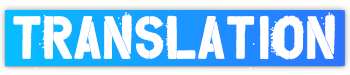
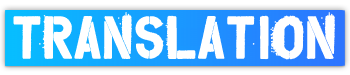
Two versions of the same layered image (350x75). Layer-by-layer changes:
painted on "translation" over [35, 67, 251, 69]
